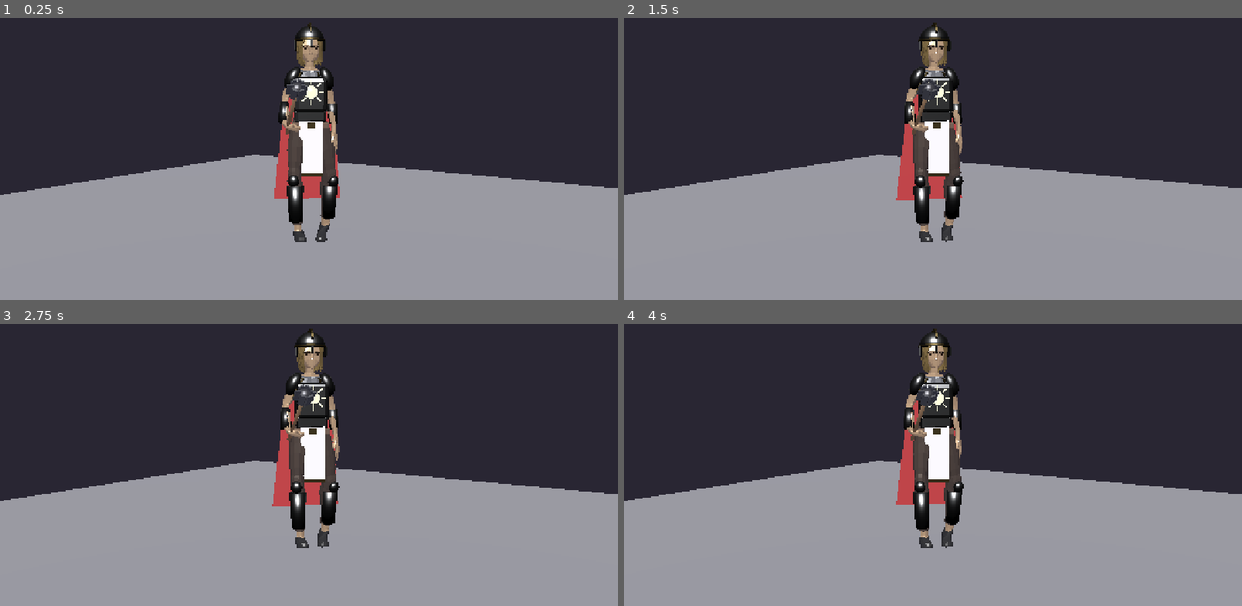
Above: before the commit, frames 1-4 (two rows, left to right).
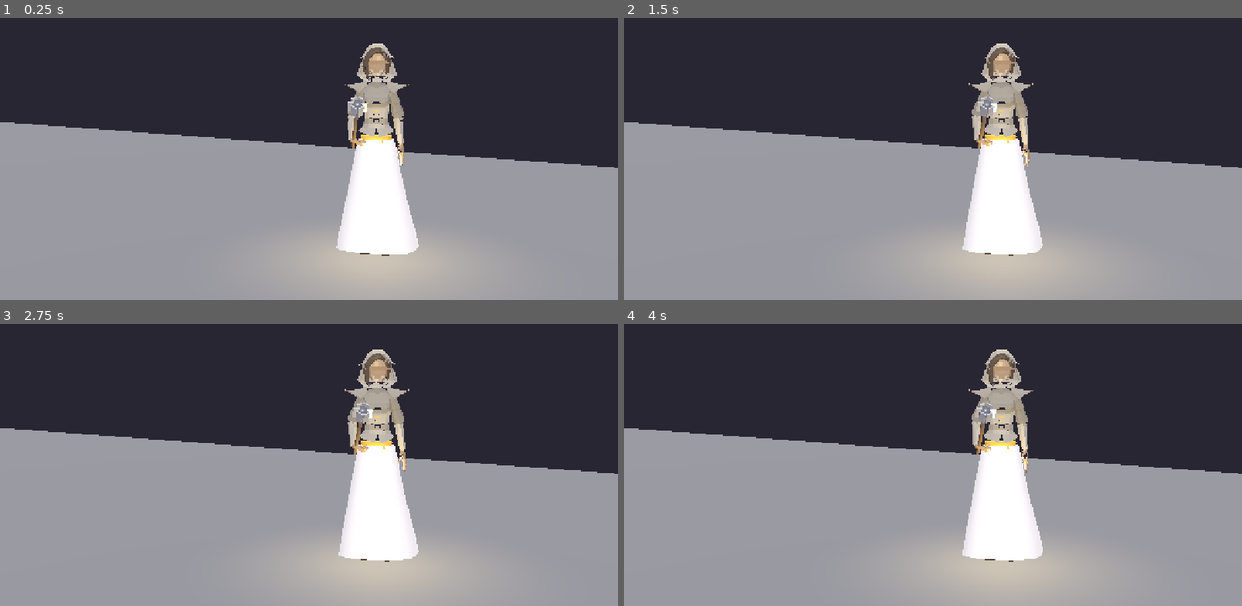
Above: after the commit, the same moments.

Repository: broklyn777/de-edsvurna
Game: Godot game, scene res://tools/anim_lab.tscn
Two runs of this game, one before a commit and one after it. Both use one fixed random seed, a clock stepped at 60 frames per second and the inputs below. This scene is started directly instead of the project's main scene.
Inputs (mouse positions are in pixels of both pictures, inside the frame that each line leads up to):
- Up to frame 1 (0.25 s): no input
- Up to frame 2 (1.5 s): tap Enter at 0.5 s; move the mouse to (1068, 108) at 0.52 s; tap 1 at 0.6 s; click (1068, 108) at 0.67 s; move the mouse to (809, 144) at 1.27 s; hold A from 1.28 s (still down); tap 2 at 1.35 s
- Up to frame 3 (2.75 s): move the mouse to (370, 355) at 2.02 s; release A at 2.03 s; tap 3 at 2.1 s
- Up to frame 4 (4 s): move the mouse to (902, 501) at 2.77 s; tap 4 at 2.85 s; click (902, 501) at 2.92 s; move the mouse to (1118, 484) at 3.52 s; hold A from 3.53 s (still down); tap Enter at 3.6 s

The runs differ from the first frame. In frame 1, 23% of the frame differs, in the area x 0-100%, y 1-99%; in frame 2, 24%; in frame 3, 24%; in frame 4, 24%.

Commit message:
Give every hero and enemy its own look in battle
Brokk is now a bearded dwarf, Alva a white-robed priest and the paladin a
silver-and-blue knight; Solveig wears fire-red. Enemies get their own
silhouettes: archer with bow and quiver, robed grave priest with staff,
plate-armoured grave warden with shield, glowing ember skeleton and a
crowned, robed Benfursten.

unit_model can now borrow animations and bone-attached parts between
Quaternius figures, recolour materials, add a glow light and a crown, and
caps metallic so armour no longer turns black in the dark crypt. The
animation lab gets a lineup mode (--units=all --shot=file.png).

Co-Authored-By: Claude Opus 5.5 <noreply@anthropic.com>

Diff:
--- a/data/enemies.json
+++ b/data/enemies.json
@@ -20,7 +20,7 @@
 				],
 				"hit": "Hit_Chest",
 				"death": "Death01",
-				"walk": "Walk"
+				"walk": "Walk_Loop"
 			}
 		},
 		"trophy": "bone_finger"
@@ -40,14 +40,37 @@
 			"model": "skelett",
 			"scale": 0.95,
 			"tint": "#d8cfb4",
-			"anims": {
-				"idle": "Sword_Idle",
-				"attack": [
-					"Sword_Attack"
-				],
-				"hit": "Hit_Chest",
-				"death": "Death01",
-				"walk": "Walk"
+			"anims_from": [
+				"torvald"
+			],
+			"hide": [
+				"Ske_Sword",
+				"Ske_Shield"
+			],
+			"parts": [
+				"liria/Liria_Quiver",
+				"liria/Liria_Arrow_0",
+				"liria/Liria_Arrow_1",
+				"liria/Liria_Arrow_2",
+				"liria/Liria_Arrow_3",
+				"liria/Liria_Arrow_4",
+				"liria/Liria_Fletch_0",
+				"liria/Liria_Fletch_1",
+				"liria/Liria_Fletch_2",
+				"liria/Liria_Fletch_3",
+				"liria/Liria_Fletch_4"
+			],
+			"weapons": {
+				"grip_l": "Longbow"
+			},
+			"anims": {
+				"idle": "Bow_Idle",
+				"attack": [
+					"Bow_Shoot"
+				],
+				"hit": "Hit_Chest",
+				"death": "Death01",
+				"walk": "Walk_Loop"
 			}
 		},
 		"trophy": "bow_sinew",
@@ -80,15 +103,41 @@
 			"model": "skelett",
 			"scale": 1.0,
 			"tint": "#c9b8ff",
-			"glow": "#5a3a9a",
-			"anims": {
-				"idle": "Sword_Idle",
-				"attack": [
-					"Sword_Attack"
-				],
-				"hit": "Hit_Chest",
-				"death": "Death01",
-				"walk": "Walk"
+			"anims_from": [
+				"solveig"
+			],
+			"hide": [
+				"Ske_Sword",
+				"Ske_Shield"
+			],
+			"parts": [
+				"kapa/Kult_Robe",
+				"kapa/Kult_Pendant"
+			],
+			"colors": {
+				"Kult_Robe": "#2a1748",
+				"Kult_DarkBrown": "#5a3a9a",
+				"Kult_Black": "#140c22",
+				"Kult_LightBrown": "#24163c",
+				"Kult_Metal": "#3c2a66"
+			},
+			"emit": {
+				"Kult_Glow": "#9a6aff"
+			},
+			"weapons": {
+				"grip_r": "Staff"
+			},
+			"light": "#8a5aff",
+			"light_energy": 0.7,
+			"anims": {
+				"idle": "Staff_Idle",
+				"attack": [
+					"Spell_Simple_Shoot"
+				],
+				"cast": "Staff_Cast",
+				"hit": "Hit_Chest",
+				"death": "Death01",
+				"walk": "Walk_Loop"
 			}
 		},
 		"trophy": "rosary"
@@ -116,16 +165,51 @@
 		"visual": {
 			"model": "skelett",
 			"scale": 1.2,
-			"anims": {
-				"idle": "Sword_Idle",
-				"attack": [
-					"Sword_Attack"
-				],
-				"hit": "Hit_Chest",
-				"death": "Death01",
-				"walk": "Walk"
-			},
-			"tint": "#a8b8d8"
+			"tint": "#a8b8d8",
+			"anims_from": [
+				"torvald"
+			],
+			"hide": [
+				"Ske_Sword",
+				"Ske_Shield"
+			],
+			"parts": [
+				"rustning/Tom_Helm",
+				"rustning/Tom_Breast",
+				"rustning/Tom_Fauld",
+				"rustning/Tom_Tassets",
+				"rustning/Tom_Pauldron_L",
+				"rustning/Tom_Pauldron_R",
+				"rustning/Tom_Rerebrace_L",
+				"rustning/Tom_Rerebrace_R",
+				"rustning/Tom_Vambrace_L",
+				"rustning/Tom_Vambrace_R",
+				"rustning/Tom_Cuisse_L",
+				"rustning/Tom_Cuisse_R",
+				"rustning/Tom_Greave_L",
+				"rustning/Tom_Greave_R"
+			],
+			"colors": {
+				"Tom_Steel": "#7c8696",
+				"Tom_Edge": "#4a5260",
+				"Tom_Guard": "#5a6270",
+				"Vapen_Wood": "#3a4250"
+			},
+			"weapons": {
+				"grip_r": "Mace",
+				"grip_l": "Shield"
+			},
+			"anims": {
+				"idle": "Shield_Idle",
+				"attack": [
+					"Shield_Attack",
+					"Shield_Attack_B"
+				],
+				"block": "Shield_Block",
+				"hit": "Hit_Chest",
+				"death": "Death01",
+				"walk": "Walk_Loop"
+			}
 		}
 	},
 	"ember_skeleton": {
@@ -148,17 +232,40 @@
 		"visual": {
 			"model": "skelett",
 			"scale": 1.0,
-			"anims": {
-				"idle": "Sword_Idle",
-				"attack": [
-					"Sword_Attack"
-				],
-				"hit": "Hit_Chest",
-				"death": "Death01",
-				"walk": "Walk"
-			},
 			"tint": "#ffb070",
-			"glow": "#a03a00"
+			"glow": "#a03a00",
+			"anims_from": [
+				"torvald"
+			],
+			"hide": [
+				"Ske_Sword",
+				"Ske_Shield"
+			],
+			"colors": {
+				"Ske_Bone": "#4a2a1a",
+				"Ske_BoneDark": "#2a1408"
+			},
+			"emit": {
+				"Ske_Bone": "#ff5a10",
+				"Ske_Eye": "#ffd040",
+				"Ske_Void": "#ff8a20",
+				"Vapen_Steel": "#ff7a20"
+			},
+			"weapons": {
+				"grip_r": "Greataxe"
+			},
+			"light": "#ff6a20",
+			"light_energy": 1.4,
+			"anims": {
+				"idle": "TwoHand_Idle",
+				"attack": [
+					"TwoHand_Attack",
+					"TwoHand_Attack_B"
+				],
+				"hit": "Hit_Chest",
+				"death": "Death01",
+				"walk": "Walk_Loop"
+			}
 		}
 	},
 	"bone_lich": {
@@ -189,17 +296,52 @@
 		"visual": {
 			"model": "skelett",
 			"scale": 2.0,
-			"anims": {
-				"idle": "Sword_Idle",
-				"attack": [
-					"Sword_Attack"
-				],
-				"hit": "Hit_Chest",
-				"death": "Death01",
-				"walk": "Walk"
-			},
 			"tint": "#d9c8ff",
-			"glow": "#5a3a9a"
+			"glow": "#5a3a9a",
+			"anims_from": [
+				"torvald"
+			],
+			"hide": [
+				"Ske_Sword",
+				"Ske_Shield"
+			],
+			"parts": [
+				"kapa/Kult_Robe",
+				"rustning/Tom_Pauldron_L",
+				"rustning/Tom_Pauldron_R",
+				"rustning/Tom_Rerebrace_L",
+				"rustning/Tom_Rerebrace_R"
+			],
+			"crown": "#e0b24a",
+			"colors": {
+				"Kult_Robe": "#1a1028",
+				"Kult_DarkBrown": "#6a2a9a",
+				"Kult_Black": "#0c0814",
+				"Kult_LightBrown": "#1a1028",
+				"Kult_Metal": "#3c2a66",
+				"Tom_Steel": "#3a3044",
+				"Tom_Edge": "#9a6ad0",
+				"Tom_Guard": "#2a2234"
+			},
+			"emit": {
+				"Kult_Glow": "#b07aff",
+				"Ske_Eye": "#c08aff"
+			},
+			"weapons": {
+				"grip_r": "Greatsword"
+			},
+			"light": "#9a6aff",
+			"light_energy": 1.6,
+			"anims": {
+				"idle": "TwoHand_Idle",
+				"attack": [
+					"TwoHand_Attack",
+					"TwoHand_Attack_B"
+				],
+				"hit": "Hit_Chest",
+				"death": "Death01",
+				"walk": "Walk_Loop"
+			}
 		}
 	}
 }
--- a/data/heroes.json
+++ b/data/heroes.json
@@ -27,6 +27,34 @@
 				"grip_r": "Longsword",
 				"grip_l": "Shield"
 			},
+			"parts": [
+				"sigrun/Sigrun_Cape",
+				"sigrun/Sigrun_SunEmblem",
+				"sigrun/Sigrun_SunRay_0",
+				"sigrun/Sigrun_SunRay_1",
+				"sigrun/Sigrun_SunRay_2",
+				"sigrun/Sigrun_SunRay_3",
+				"sigrun/Sigrun_SunRay_4",
+				"sigrun/Sigrun_SunRay_5",
+				"sigrun/Sigrun_SunRay_6",
+				"sigrun/Sigrun_SunRay_7"
+			],
+			"colors": {
+				"Torvald_Iron": "#c9ced6",
+				"Torvald_Edge": "#e0b24a",
+				"Torvald_Red": "#2a55b8",
+				"Green.001": "#8c929e",
+				"Brown2.001": "#5a6070",
+				"Brown.002": "#3a3f4e",
+				"Vapen_Wood": "#2a55b8",
+				"Vapen_Iron": "#e0b24a",
+				"Paladin_Cape": "#2a55b8",
+				"Paladin_Gold": "#ffd36a",
+				"Paladin_Sun": "#ffd36a"
+			},
+			"emit": {
+				"Paladin_Sun": "#d9a030"
+			},
 			"anims": {
 				"idle": "Shield_Idle",
 				"attack": [
@@ -36,8 +64,8 @@
 				"hit": "Hit_Chest",
 				"death": "Death01",
 				"block": "Shield_Block",
-				"run": "Run",
-				"walk": "Walk"
+				"run": "Run_Loop",
+				"walk": "Walk_Loop"
 			}
 		},
 		"oath_options": [
@@ -68,9 +96,28 @@
 			}
 		],
 		"visual": {
-			"model": "torvald",
-			"scale": 0.86,
-			"tint": "#b08060",
+			"model": "brokk",
+			"parts": [
+				{
+					"part": "sigrun/Sigrun_Helm",
+					"scale": 1.15
+				},
+				{
+					"part": "sigrun/Sigrun_HelmBand",
+					"scale": 1.15
+				},
+				{
+					"part": "sigrun/Sigrun_Nasal",
+					"scale": 1.15
+				}
+			],
+			"colors": {
+				"Hjalte_Cloth": "#7a2418",
+				"Dvm_Hair": "#c4561c",
+				"Hjalte_Metal": "#9a6a3a",
+				"Paladin_Steel": "#8a8f98",
+				"Paladin_Gold": "#b07a30"
+			},
 			"weapons": {
 				"grip_r": "Greataxe"
 			},
@@ -114,10 +161,23 @@
 			}
 		],
 		"visual": {
-			"model": "sigrun",
+			"model": "alva",
+			"anims_from": [
+				"sigrun"
+			],
+			"hide": [
+				"Ako_Staff"
+			],
+			"colors": {
+				"Ako_Robe": "#f2eee4",
+				"Ako_Cord": "#e0b24a",
+				"Ako_Gold": "#e0b24a"
+			},
 			"weapons": {
 				"grip_r": "Mace"
 			},
+			"light": "#ffe7a0",
+			"light_energy": 0.6,
 			"anims": {
 				"idle": "OneHand_Idle",
 				"attack": [
@@ -127,8 +187,8 @@
 				"hit": "Hit_Chest",
 				"death": "Death01",
 				"block": "Shield_Block",
-				"run": "Run",
-				"walk": "Walk"
+				"run": "Run_Loop",
+				"walk": "Walk_Loop"
 			}
 		}
 	},
@@ -159,6 +219,9 @@
 			"weapons": {
 				"grip_l": "Longbow"
 			},
+			"colors": {
+				"Ranger_Cloak": "#2f7a3a"
+			},
 			"anims": {
 				"idle": "Bow_Idle",
 				"attack": [
@@ -167,8 +230,8 @@
 				"hit": "Hit_Chest",
 				"death": "Death01",
 				"block": "Shield_Block",
-				"run": "Run",
-				"walk": "Walk"
+				"run": "Run_Loop",
+				"walk": "Walk_Loop"
 			}
 		}
 	},
@@ -202,6 +265,17 @@
 			"weapons": {
 				"grip_r": "Staff"
 			},
+			"colors": {
+				"Solveig_Robe": "#7a1a0c",
+				"White.001": "#8a2410",
+				"Orange": "#4a1008",
+				"Solveig_Cloak": "#1c1416"
+			},
+			"emit": {
+				"Solveig_Ember": "#ff6a10"
+			},
+			"light": "#ff7a30",
+			"light_energy": 0.8,
 			"anims": {
 				"idle": "Staff_Idle",
 				"attack": [
--- a/scripts/battle/unit_model.gd
+++ b/scripts/battle/unit_model.gd
@@ -2,6 +2,11 @@
 extends Node3D
 ## En hjälte eller bossen i 3D: modell, vapen i händerna och animationer som följer striden.
 ## Rörelserna styrs av battle.gd utifrån simulatorns händelser (attack, kast, träff, död …).
+##
+## Utseendet ("visual" i data): model, scale, weapons {grepp: vapen}, anims, och för att skilja
+## figurer åt som delar modell: anims_from [modeller att låna animationer av], hide [noder],
+## parts ["modell/Nod" eller {part, offset, rot, scale}] som hängs på samma ben, colors och
+## emit {material: färg}, tint, glow, light (färgat sken), crown (krona, färg).
 
 const WORLD_SCALE := 1.0 / 55.0
 const BLEND := 0.12
@@ -14,6 +19,10 @@
 const KICK_IMPACT_AT := 0.3
 
 static var _weapon_kit: Node3D
+## Figurer som andra lånar delar, grepp och animationer av (modellnamn → instans).
+static var _donors := {}
+## Metall speglar bara den mörka kryptan och blir svart; dämpa så att färgerna syns.
+const MAX_METALLIC := 0.35
 
 var unit: CombatUnit
 ## Sätts av battle.gd; används för fotsteg.
@@ -70,14 +79,32 @@
 	_model.scale = Vector3.ONE * model_scale
 	_body.add_child(_model)
 	_player = _model.find_children("*", "AnimationPlayer", true, false)[0]
+	for donor in vis.get("anims_from", []):
+		_borrow_anims(donor)
 	ProceduralAnims.add_to(_player, vis.get("procedural", []))
 	for loop_anim in [anims.get("idle", ""), anims.get("cast", ""), anims.get("block", ""),
 			anims.get("run", ""), anims.get("walk", "")]:
 		if _player.has_animation(loop_anim):
 			_player.get_animation(loop_anim).loop_mode = Animation.LOOP_LINEAR
+	for part_name in vis.get("hide", []):
+		var hidden := _model.find_child(part_name, true, false)
+		if hidden:
+			hidden.queue_free()
+	for part in vis.get("parts", []):
+		_attach_part(part if part is Dictionary else {"part": part})
 	_attach_weapons(vis.get("weapons", {}))
+	if vis.has("crown"):
+		_build_crown(Color(vis.crown))
 	_setup_materials(vis)
 	_build_aura_meshes()
+
+	if vis.has("light"):
+		var glow_light := OmniLight3D.new()
+		glow_light.light_color = Color(vis.light)
+		glow_light.position = Vector3(0, 0.6 * model_scale, 0.3 * model_scale)
+		glow_light.omni_range = 1.6 * model_scale
+		glow_light.light_energy = vis.get("light_energy", 1.2)
+		_body.add_child(glow_light)
 
 	_cast_light = OmniLight3D.new()
 	_cast_light.position = Vector3(0, 1.3 * model_scale, 0.4 * model_scale)
@@ -93,11 +120,14 @@
 	return Vector3(p.x * WORLD_SCALE, 0, p.y * WORLD_SCALE)
 
 
-## Frigör den delade vapenmodellen när striden stängs.
+## Frigör den delade vapenmodellen och lånade figurer när striden stängs.
 static func free_shared() -> void:
 	if _weapon_kit:
 		_weapon_kit.free()
 		_weapon_kit = null
+	for donor in _donors.values():
+		donor.free()
+	_donors.clear()
 
 
 func head_position() -> Vector3:
@@ -362,9 +392,116 @@
 		_weapon_kit = load("res://assets/models/vapen.glb").instantiate()
 	for grip in weapons:
 		var at := _model.find_child(grip, true, false)
+		if at == null:
+			# Figurer utan grepp (skelettet) får samma grepp som Torvald, på samma ben.
+			at = _attach_part({"part": "torvald/" + grip})
 		var part := _weapon_kit.find_child(weapons[grip], true, false)
 		if at and part:
 			at.add_child(part.duplicate())
+
+
+static func _donor(model_name: String) -> Node:
+	if not _donors.has(model_name):
+		_donors[model_name] = load("res://assets/models/%s.glb" % model_name).instantiate()
+	return _donors[model_name]
+
+
+## Lånar animationer från en annan figur med samma rigg. Spåren pekar på figurens rotnod
+## ("Torvald/CharacterArmature/Skeleton3D:Hips"), så rotnamnet byts ut.
+func _borrow_anims(model_name: String) -> void:
+	var donor := _donor(model_name)
+	var from: AnimationPlayer = donor.find_children("*", "AnimationPlayer", true, false)[0]
+	var own_path := String(_player.get_animation(_player.get_animation_list()[0]).track_get_path(0))
+	var to_root := own_path.get_slice("/", 0)
+	var lib := _player.get_animation_library("")
+	for anim_name in from.get_animation_list():
+		if _player.has_animation(anim_name):
+			continue
+		var anim: Animation = from.get_animation(anim_name).duplicate()
+		for t in anim.get_track_count():
+			var path := String(anim.track_get_path(t))
+			anim.track_set_path(t, NodePath(to_root + path.substr(path.find("/"))))
+		lib.add_animation(anim_name, anim)
+
+
+## Hänger en del från en annan figur ("sigrun/Sigrun_Cape") på samma ben i den här figuren.
+## Valfritt: offset (i benets rum), scale, rot (grader). Returnerar den nya delen.
+func _attach_part(def: Dictionary) -> Node3D:
+	var donor_name := String(def.part).get_slice("/", 0)
+	var src := _donor(donor_name).find_child(String(def.part).get_slice("/", 1), true, false) as Node3D
+	var skeleton := _model.find_children("*", "Skeleton3D", true, false)[0] as Skeleton3D
+	if src == null:
+		push_warning("Hittar ingen del " + def.part)
+		return null
+	var copy := src.duplicate() as Node3D
+	if src.get_parent() is BoneAttachment3D:
+		var bone: String = src.get_parent().bone_name
+		var attach: BoneAttachment3D = null
+		for c in skeleton.get_children():
+			if c is BoneAttachment3D and c.bone_name == bone:
+				attach = c
+		if attach == null:
+			attach = BoneAttachment3D.new()
+			attach.bone_name = bone
+			skeleton.add_child(attach)
+		attach.add_child(copy)
+	else:
+		# Hudbunden del (mantel, kåpa): följer det här skelettet via benens namn.
+		skeleton.add_child(copy)
+		if copy is MeshInstance3D:
+			(copy as MeshInstance3D).skeleton = NodePath("..")
+	copy.position += _vec3(def.get("offset", [0, 0, 0]))
+	copy.rotation_degrees += _vec3(def.get("rot", [0, 0, 0]))
+	copy.scale *= def.get("scale", 1.0)
+	return copy
+
+
+## Taggig krona på huvudet (bossen), byggd efter huvudets storlek.
+func _build_crown(color: Color) -> void:
+	var head: MeshInstance3D = null
+	for m in _model.find_children("*", "MeshInstance3D", true, false):
+		if m.get_parent() is BoneAttachment3D and m.get_parent().bone_name == "Head" and m.skin == null:
+			head = m
+			break
+	if head == null:
+		return
+	var box := head.transform * head.get_aabb()
+	var r := maxf(box.size.x, box.size.z) * 0.42
+	var crown := Node3D.new()
+	crown.position = Vector3(box.get_center().x, box.end.y - box.size.y * 0.12, box.get_center().z)
+	head.get_parent().add_child(crown)
+	var mat := StandardMaterial3D.new()
+	mat.resource_name = "Crown"
+	mat.albedo_color = color
+	mat.metallic = 0.3
+	mat.roughness = 0.4
+	mat.emission_enabled = true
+	mat.emission = color * 0.35
+	var band := MeshInstance3D.new()
+	var cyl := CylinderMesh.new()
+	cyl.top_radius = r * 1.08
+	cyl.bottom_radius = r
+	cyl.height = r * 0.45
+	cyl.radial_segments = 10
+	cyl.material = mat
+	band.mesh = cyl
+	crown.add_child(band)
+	for i in 7:
+		var spike := MeshInstance3D.new()
+		var cone := CylinderMesh.new()
+		cone.top_radius = 0.0
+		cone.bottom_radius = r * 0.22
+		cone.height = r * (0.9 if i % 2 == 0 else 0.6)
+		cone.radial_segments = 5
+		cone.material = mat
+		spike.mesh = cone
+		var a := TAU * i / 7.0
+		spike.position = Vector3(cos(a) * r * 1.02, r * 0.2 + cone.height * 0.5, sin(a) * r * 1.02)
+		crown.add_child(spike)
+
+
+static func _vec3(v: Array) -> Vector3:
+	return Vector3(v[0], v[1], v[2])
 
 
 func _setup_materials(vis: Dictionary) -> void:
@@ -372,20 +509,34 @@
 	_overlay.transparency = BaseMaterial3D.TRANSPARENCY_ALPHA
 	_overlay.albedo_color = Color(1, 1, 1, 0)
 	var tint := Color(vis.get("tint", "#ffffff"))
+	var colors: Dictionary = vis.get("colors", {})
+	var emits: Dictionary = vis.get("emit", {})
+	var done := {}
 	for m in _model.find_children("*", "MeshInstance3D", true, false):
 		var mesh := m as MeshInstance3D
 		mesh.material_overlay = _overlay
-		if tint != Color.WHITE:
-			for i in mesh.get_surface_override_material_count():
-				var base := mesh.mesh.surface_get_material(i)
-				if base is StandardMaterial3D:
-					var mat: StandardMaterial3D = base.duplicate()
+		for i in mesh.get_surface_override_material_count():
+			var base := mesh.mesh.surface_get_material(i)
+			if not base is StandardMaterial3D:
+				continue
+			if not done.has(base):
+				var mat: StandardMaterial3D = base.duplicate()
+				var key := mat.resource_name
+				if colors.has(key):
+					mat.albedo_color = Color(colors[key])
+				elif tint != Color.WHITE:
 					mat.albedo_color = mat.albedo_color * tint
-					if vis.has("glow"):
-						mat.emission_enabled = true
-						mat.emission = Color(vis.glow)
-						mat.emission_energy_multiplier = 0.3
-					mesh.set_surface_override_material(i, mat)
+				mat.metallic = minf(mat.metallic, MAX_METALLIC)
+				if emits.has(key):
+					mat.emission_enabled = true
+					mat.emission = Color(emits[key])
+					mat.emission_energy_multiplier = 1.0
+				elif vis.has("glow") and tint != Color.WHITE:
+					mat.emission_enabled = true
+					mat.emission = Color(vis.glow)
+					mat.emission_energy_multiplier = 0.3
+				done[base] = mat
+			mesh.set_surface_override_material(i, done[base])
 
 
 func _build_aura_meshes() -> void:
--- a/tools/anim_lab.gd
+++ b/tools/anim_lab.gd
@@ -8,26 +8,40 @@
 ## Steg i --seq (kommaseparerade, valfri längd i sekunder efter kolon):
 ##   cast:<skola>:<s>  ladda en besvärjelse så länge, sedan släpp
 ##   attack[:s]  hit[:s]  block:<s>  kick[:s]  idle:<s>  walk:<s>
+##
+## Uppställning: --units=heroes, --units=enemies, --units=all eller --units=paladin,brokk,…
+## visar flera figurer i rad (alla gör samma sekvens). --shot=<fil.png> sparar en bild efter
+## --frames=<n> bildrutor och avslutar.
 
 var _model: UnitModel
+var _models: Array[UnitModel] = []
+var _shot := ""
+var _shot_frames := 30
 var _steps: Array = []
 var _wait := 0.3
 
 
 func _ready() -> void:
 	var data := GameData.load_all()
-	var unit_id := "alva"
+	var unit_ids: Array = ["alva"]
 	var seq := "idle:1"
 	for arg in OS.get_cmdline_user_args():
 		if arg.begins_with("--unit="):
-			unit_id = arg.get_slice("=", 1)
+			unit_ids = [arg.get_slice("=", 1)]
+		elif arg.begins_with("--units="):
+			var list := arg.get_slice("=", 1)
+			match list:
+				"heroes": unit_ids = data.heroes.keys()
+				"enemies": unit_ids = data.enemies.keys()
+				"all": unit_ids = data.heroes.keys() + data.enemies.keys()
+				_: unit_ids = Array(list.split(","))
 		elif arg.begins_with("--seq="):
 			seq = arg.get_slice("=", 1)
+		elif arg.begins_with("--shot="):
+			_shot = arg.get_slice("=", 1)
+		elif arg.begins_with("--frames="):
+			_shot_frames = int(arg.get_slice("=", 1))
 	_steps = Array(seq.split(","))
-	var is_hero: bool = data.heroes.has(unit_id)
-	var d: Dictionary = data.heroes[unit_id] if is_hero else data.enemies[unit_id]
-	var u := CombatUnit.from_data(unit_id, d, 0 if is_hero else 1)
-	u.position = Vector2.ZERO
 
 	var env := WorldEnvironment.new()
 	env.environment = Environment.new()
@@ -41,55 +55,85 @@
 	add_child(sun)
 	var floor_mesh := MeshInstance3D.new()
 	var plane := PlaneMesh.new()
-	plane.size = Vector2(8, 8)
+	plane.size = Vector2(40, 12)
 	floor_mesh.mesh = plane
 	add_child(floor_mesh)
 
-	_model = UnitModel.new()
-	add_child(_model)
-	_model.setup(u, null, d.visual)
-	_model.face(Vector3(1.0, 0, 1.0))
+	var x := 0.0
+	var tallest := 1.0
+	for unit_id in unit_ids:
+		var is_hero: bool = data.heroes.has(unit_id)
+		var d: Dictionary = data.heroes[unit_id] if is_hero else data.enemies[unit_id]
+		var u := CombatUnit.from_data(unit_id, d, 0 if is_hero else 1)
+		var m := UnitModel.new()
+		add_child(m)
+		var width: float = 1.3 * d.visual.get("scale", 1.0)
+		x += width / 2.0
+		u.position = Vector2(x, 0) / UnitModel.WORLD_SCALE
+		m.setup(u, null, d.visual)
+		m.face(m.position + Vector3(0.6 if unit_ids.size() == 1 else 0.0, 0, 1.0))
+		x += width / 2.0
+		tallest = maxf(tallest, m.model_scale)
+		if unit_ids.size() > 1:
+			var label := Label3D.new()
+			label.text = d.get("name", unit_id)
+			label.pixel_size = 0.004
+			label.position = m.position + Vector3(0, 2.05 * m.model_scale + 0.1, 0)
+			add_child(label)
+		_models.append(m)
+	_model = _models[0]
 	var cam := Camera3D.new()
-	var s := _model.model_scale
 	add_child(cam)
 	cam.fov = 35.0
-	cam.position = Vector3(2.7, 1.3, 3.9) * s
-	cam.look_at(Vector3(0, 0.95 * s, 0))
+	if _models.size() == 1:
+		var s := _model.model_scale
+		cam.position = Vector3(2.7, 1.3, 3.9) * s
+		cam.look_at(Vector3(0, 0.95 * s, 0))
+	else:
+		var mid := Vector3(x / 2.0, 0.95 * tallest, 0)
+		cam.position = mid + Vector3(0, 0.5, maxf(x * 1.05, 2.6 * tallest + 1.5))
+		cam.look_at(mid)
 
 
 func _process(delta: float) -> void:
+	if _shot != "":
+		_shot_frames -= 1
+		if _shot_frames == 0:
+			get_viewport().get_texture().get_image().save_png(_shot)
+			get_tree().quit()
 	_wait -= delta
 	if _wait > 0.0 or _steps.is_empty():
 		return
 	var parts: PackedStringArray = String(_steps.pop_front()).split(":")
 	var arg := func(i: int, fallback: float) -> float: return float(parts[i]) if parts.size() > i else fallback
-	var front := _model.global_position + Vector3(1, 0, 1)
-	match parts[0]:
+	var step := parts[0]
+	for m in _models:
+		var front := m.global_position + Vector3(1, 0, 1)
+		match step:
+			"cast": m.start_cast(parts[1] if parts.size() > 1 else "holy", false)
+			"release": m.end_cast(true)
+			"attack": m.attack(front)
+			"kick": m.kick(front)
+			"hit": m.hit(2.0, front)
+			"block": m.set_blocking(true)
+			"unblock": m.set_blocking(false)
+			"walk": m.move_to(m.position + Vector3(-1.5, 0, 0), arg.call(1, 1.2), false)
+	match step:
 		"cast":
-			_model.start_cast(parts[1] if parts.size() > 1 else "holy", false)
 			_wait = arg.call(2, 2.0)
 			_steps.push_front("release")
 		"release":
-			_model.end_cast(true)
 			_wait = 1.0
-		"attack":
-			_model.attack(front)
-			_wait = arg.call(1, 1.2)
-		"kick":
-			_model.kick(front)
+		"attack", "kick":
 			_wait = arg.call(1, 1.2)
 		"hit":
-			_model.hit(2.0, front)
 			_wait = arg.call(1, 1.0)
 		"block":
-			_model.set_blocking(true)
 			_wait = arg.call(1, 2.0)
 			_steps.push_front("unblock")
 		"unblock":
-			_model.set_blocking(false)
 			_wait = 0.6
 		"walk":
-			_model.move_to(_model.position + Vector3(-1.5, 0, 0), arg.call(1, 1.2), false)
 			_wait = arg.call(1, 1.2) + 0.3
 		_:
 			_wait = arg.call(1, 1.0)
Binary file added: assets/models/alva.glb
Not shown, added: assets/models/alva.glb.import
Binary file added: assets/models/brokk.glb
Not shown, added: assets/models/brokk.glb.import
Binary file added: assets/models/kapa.glb
Not shown, added: assets/models/kapa.glb.import
Binary file added: assets/models/rustning.glb
Not shown, added: assets/models/rustning.glb.import
Not shown, changed: ASSETS_LICENSE.md
